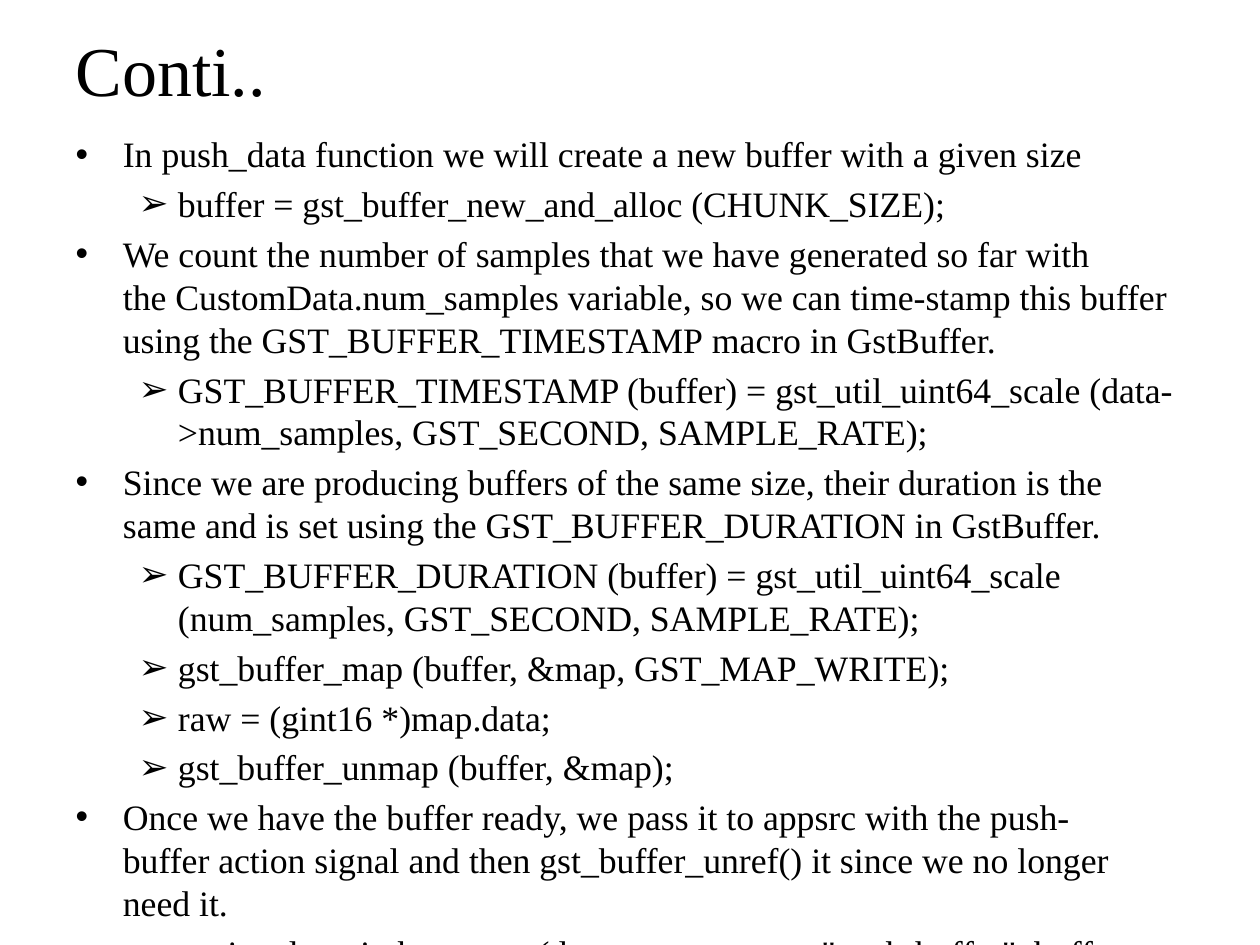
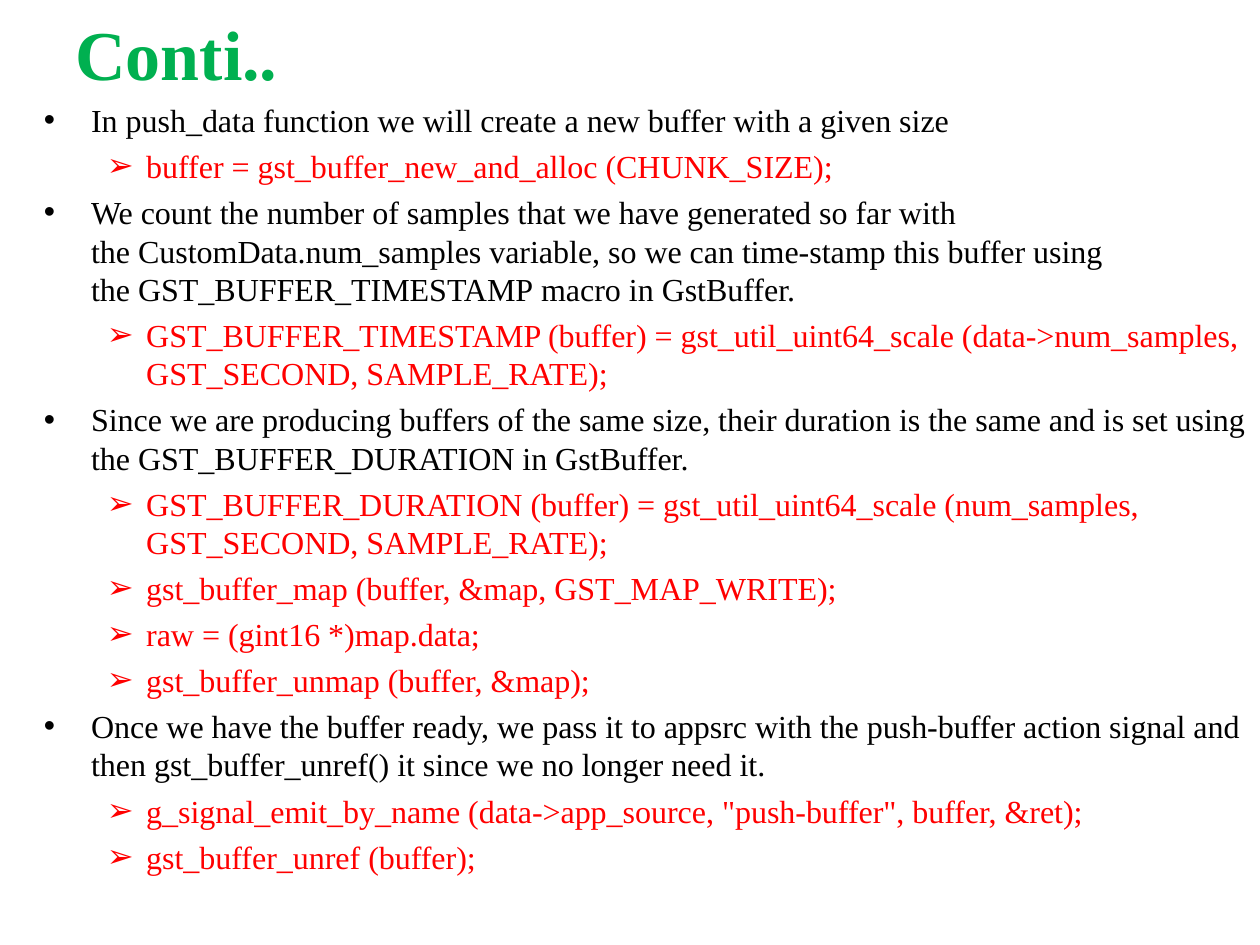
Before and after one commit to shashikala-katthi/TSHtraining, a slide deck: slide 21 of Video/Docs/Gstreamer.pptx (slide 14 before the commit). Drawn at 1260x945 pixels with LibreOffice and Linux fonts; fonts in the diff are those of the drawing. Boxes give left, top, right and bottom in pixels: in the first picture for what was removed or moved away, otherwise in the second. Text is boxed around its words. In the diff, an @@ line names an element or a change of style, - is before the commit and + after.

```diff
--- a/Video/Docs/Gstreamer.pptx
+++ b/Video/Docs/Gstreamer.pptx
@@ text "Conti.." at (75,31,277,81): text colour #000000 to #00B050, bold on @@
@@ text "In push_data function we will ...": place and size @@
-text "In push_data function we will ..." at (123,142,1172,917)
+text "In push_data function we will ..." at (91,109,1245,875)
@@ text "In push_data function we will ..." at (91,109,1245,875): size 20.4 to 18.3 pt; text colour #000000 to #FF0000 in "buffer = gst_buffer_new_and_alloc (CHUNK_SIZE);", "GST_BUFFER_TIMESTAMP (buffer) = gst_util_uint64_scale (data- ...", "GST_BUFFER_DURATION (buffer) = gst_util_uint64_scale (num_sa ...", "gst_buffer_map (buffer, &map, GST_MAP_WRITE);" and 4 more places; indent changed @@
```
Also in this commit, not shown: 19 other slides changed, 7 slides added.
